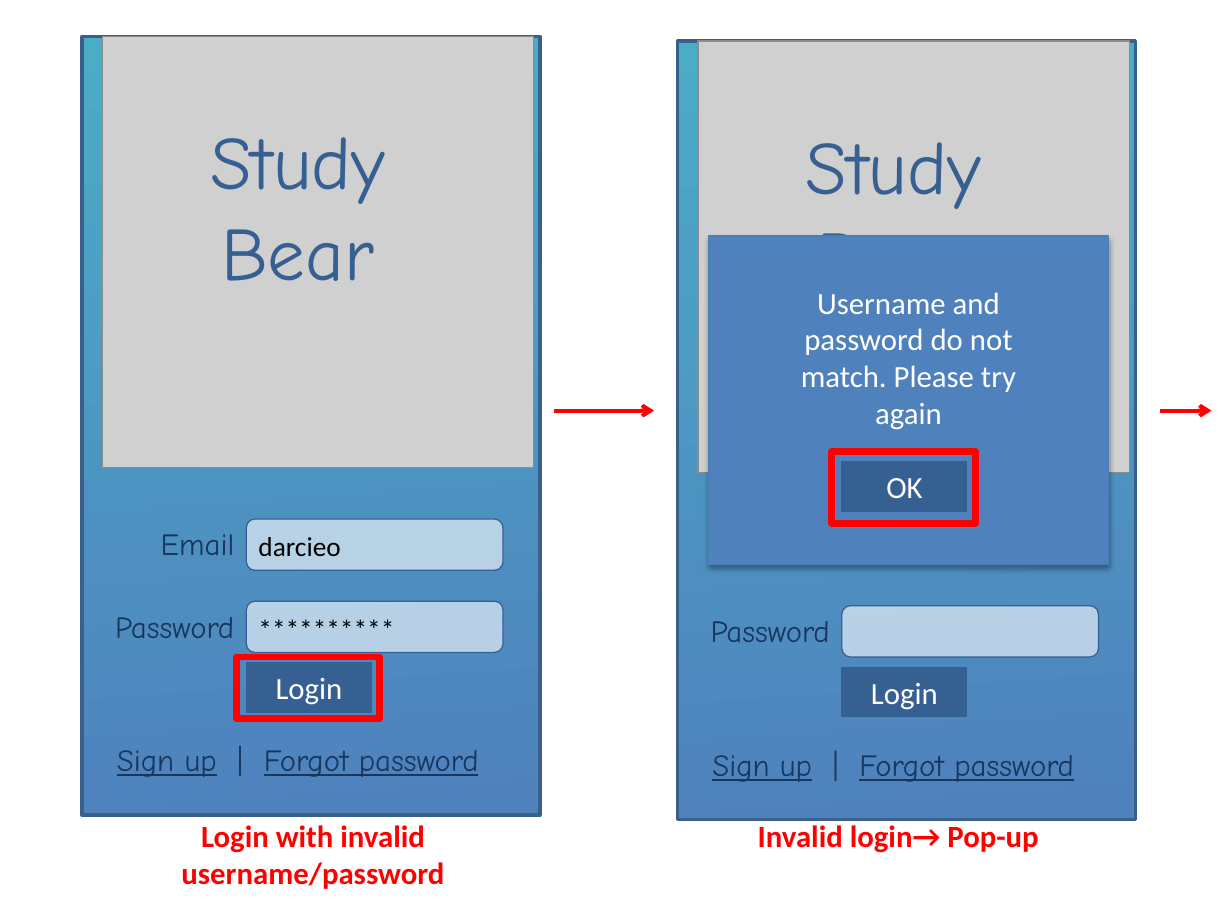
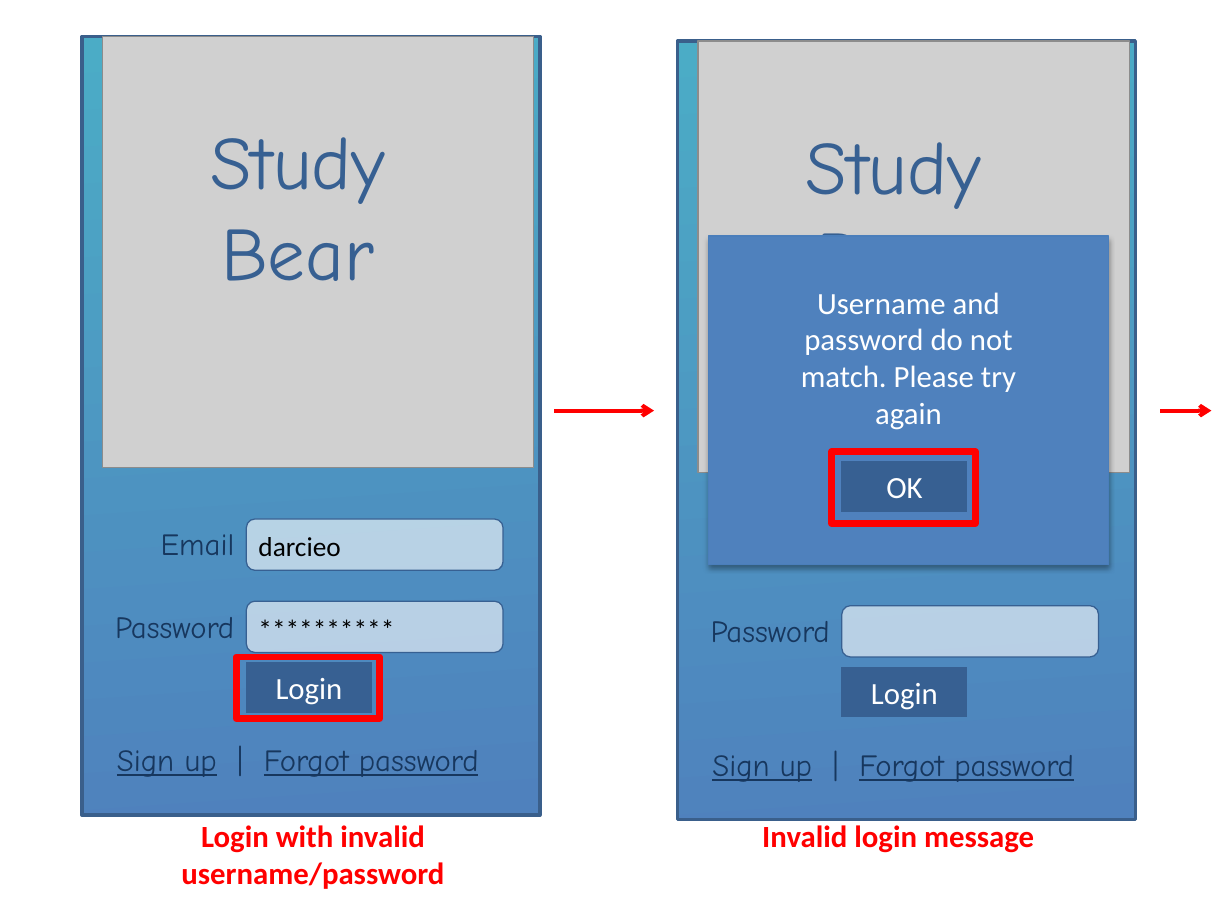
Before and after one commit to Cjreynol-zz/Study-Bear, a slide deck: slide 6 of docs/mock-ups/Mock-ups.pptx. Drawn at 1232x924 pixels with LibreOffice and Linux fonts; fonts in the diff are those of the drawing; grey boxes stand for pictures. Boxes give left, top, right and bottom in pixels: in the first picture for what was removed or moved away, otherwise in the second. Text is boxed around its words. In the diff, an @@ line names an element or a change of style, - is before the commit and + after.

```diff
--- a/docs/mock-ups/Mock-ups.pptx
+++ b/docs/mock-ups/Mock-ups.pptx
@@ text at (762,825,1034,853): text changed @@
-Invalid login→ Pop-up
+Invalid login message
```
Also in this commit, not shown: 7 other slides changed.
